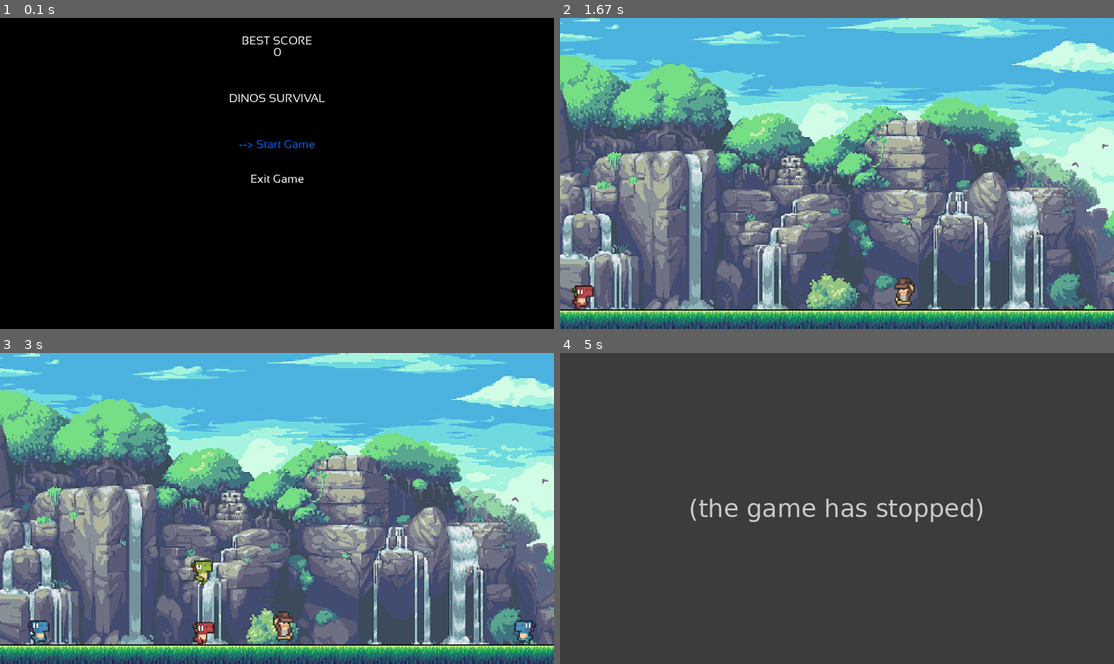
Above: before the commit, frames 1-4 (two rows, left to right).
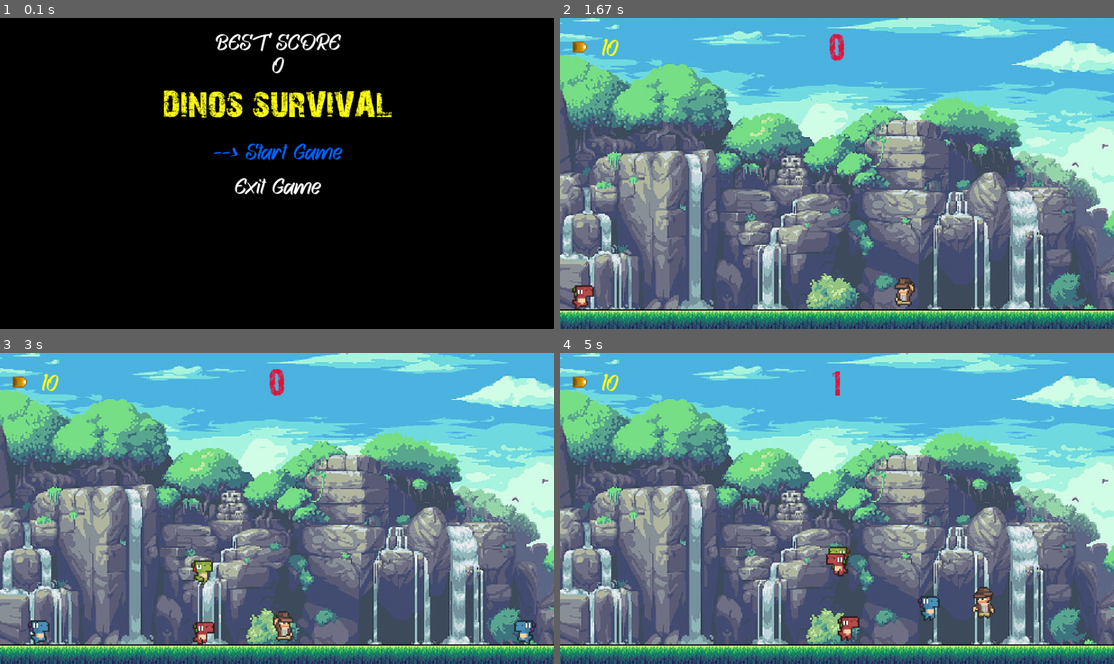
Above: after the commit, the same moments.

Repository: eddyvy/pygame_activity
Game: pygame game, started from dinos/__main__.py
Two runs of this game, one before a commit and one after it. Both use one fixed random seed, a clock stepped at 60 frames per second and the inputs below.
Inputs:
- Up to frame 1 (0.1 s): no input
- Up to frame 2 (1.67 s): tap Enter at 0.33 s; tap B at 0.67 s; hold Right 1-1.47 s; hold Left from 1.5 s (still down)
- Up to frame 3 (3 s): release Left at 2.03 s; hold Left 2.07-2.47 s; hold Right from 2.5 s (still down)
- Up to frame 4 (5 s): release Right at 3.13 s; tap B at 3.17, 3.65 s; hold Left 3.5-3.97 s; tap Space at 3.57, 3.87, 4.07, 4.37, 4.57, 4.87 s; hold Right 4-4.47 s; hold Right 4.5-4.97 s

The runs differ from the first frame. In frame 1, 4.2% of the frame differs, in the area x 29-71%, y 4-57%; in frame 2, 0.4%; in frame 3, 0.4%; in frame 4, 99%, in the area x 0-100%, y 0-100%.
Error before the commit: UnboundLocalError: cannot access local variable 'kills' where it is not associated with a va...; the game stopped at 3.17 s (later frames are placeholders)

Commit message:
Created HUD with kills and bullets

Diff:
--- a/dinos/assets/config/assets.json
+++ b/dinos/assets/config/assets.json
@@ -1,14 +1,26 @@
 {
   "fonts": {
-    "main": {
+    "secondary": {
       "file": ["dinos.assets.fonts", "Sansation.ttf"],
       "font_size": 20
+    },
+    "title": {
+      "file": ["dinos.assets.fonts", "28_Days_Later.ttf"],
+      "font_size": 60
+    },
+    "main": {
+      "file": ["dinos.assets.fonts", "BlackRoseItalic.ttf"],
+      "font_size": 40
     }
   },
   "image": {
     "background": {
       "file": ["dinos.assets.images", "background.png"],
       "size": [960, 540]
+    },
+    "bullet": {
+      "file": ["dinos.assets.images", "bullet.png"],
+      "size": [30, 30]
     }
   },
   "spritesheet": {
--- a/dinos/assets/config/game_play.json
+++ b/dinos/assets/config/game_play.json
@@ -14,7 +14,8 @@
     "time_per_frame": 16,
     "refresh_update_time": 1000,
     "fps_pos": [70, 20],
-    "fps_font": "main"
+    "fps_font": "secondary",
+    "fps_color": [255, 43, 0]
   },
   "hero": {
     "spritesheet": "hero",
@@ -62,5 +63,20 @@
     "spawn_prob": 0.01,
     "jump_prob": 0.005,
     "dying_time": 1000
+  },
+  "hud": {
+    "kills": {
+      "font": "title",
+      "font_color": [227, 20, 58],
+      "position": [480, 50]
+    },
+    "bullets": {
+      "image": "bullet",
+      "image_position": [20, 35],
+      "font": "main",
+      "font_color": [255, 255, 20],
+      "font_position": [85, 50],
+      "font_size": 40
+    }
   }
 }
--- a/dinos/assets/config/intro.json
+++ b/dinos/assets/config/intro.json
@@ -1,14 +1,16 @@
 {
   "font": "main",
+  "font_title": "title",
+  "font_title_color": [255, 255, 20],
   "music": "intro",
   "sfx_select": "select",
   "highlight_color": [0, 100, 255],
   "positions": {
-    "title": [480, 140],
-    "start": [480, 220],
-    "exit": [480, 280],
+    "title": [480, 150],
+    "start": [480, 230],
+    "exit": [480, 290],
     "score_text": [480, 40],
-    "score": [480, 60]
+    "score": [480, 80]
   },
   "text": {
     "en": {
--- a/dinos/game_play/fps_stats.py
+++ b/dinos/game_play/fps_stats.py
@@ -18,8 +18,7 @@
             font,
             "0 - 0",
             Config.get("game_play", "fps_stats", "fps_pos"),
-            Config.get("game", "foreground_color"),
-            Config.get("game", "background_color")
+            Config.get("game_play", "fps_stats", "fps_color")
         )
 
         self.__refresh_update_time = Config.get(
--- a/dinos/game_play/game_play_assets_loader.py
+++ b/dinos/game_play/game_play_assets_loader.py
@@ -12,9 +12,21 @@
             self.__state,
             Config.get("game_play", "fps_stats", "fps_font")
         )
+        AssetManager.instance().font.load(
+            self.__state,
+            Config.get("game_play", "hud", "kills", "font")
+        )
+        AssetManager.instance().font.load(
+            self.__state,
+            Config.get("game_play", "hud", "bullets", "font")
+        )
         AssetManager.instance().image.load(
             self.__state,
             Config.get("game_play", "environment", "background", "image")
+        )
+        AssetManager.instance().image.load(
+            self.__state,
+            Config.get("game_play", "hud", "bullets", "image"),
         )
         AssetManager.instance().music.load(
             self.__state,
--- /dev/null
+++ b/dinos/game_play/game_play_hud.py
@@ -0,0 +1,48 @@
+from dinos.common.game_abstract import Renderable, Updatable
+from dinos.config import Config
+from dinos.resources.asset_manager import AssetManager
+from dinos.ui.label import UILabel
+
+
+class GamePlayHUD(Updatable, Renderable):
+
+    def __init__(self, get_kills_callback, get_bullets_callback):
+        self.__get_kills = get_kills_callback
+        self.__get_bullets = get_bullets_callback
+
+        kills_data = Config.get("game_play", "hud", "kills")
+        kills_font = AssetManager.instance().font.get(kills_data["font"])
+        self.__kills_label = UILabel(
+            kills_font,
+            str(get_kills_callback()),
+            (kills_data["position"][0],
+             kills_data["position"][1]),
+            kills_data["font_color"]
+        )
+
+        bullets_data = Config.get("game_play", "hud", "bullets")
+        bullets_font = AssetManager.instance().font.get(bullets_data["font"])
+        self.__bullet_image = AssetManager.instance(
+        ).image.get(bullets_data["image"])
+        self.__bullets_rect = self.__bullet_image.get_rect()
+        self.__bullets_rect.x = bullets_data["image_position"][0]
+        self.__bullets_rect.y = bullets_data["image_position"][1]
+        self.__bullet_label = UILabel(
+            bullets_font,
+            str(get_bullets_callback()),
+            (bullets_data["font_position"][0],
+             bullets_data["font_position"][1]),
+            bullets_data["font_color"]
+        )
+
+    def update(self, delta_time):
+        self.__kills_label.set_text(str(self.__get_kills()))
+        self.__bullet_label.set_text(str(self.__get_bullets()))
+
+    def render(self, surface):
+        self.__kills_label.render(surface)
+        self.__bullet_label.render(surface)
+        surface.blit(self.__bullet_image, self.__bullets_rect)
+
+    def quit(self):
+        pass
--- a/dinos/game_play/game_play_state.py
+++ b/dinos/game_play/game_play_state.py
@@ -8,6 +8,7 @@
 from dinos.game_play.fps_stats import FPSStats
 from dinos.game_play.game_play_assets_loader import GamePlayAssetsLoader
 from dinos.game_play.game_play_environment import GamePlayEnvironment
+from dinos.game_play.game_play_hud import GamePlayHUD
 from dinos.game_play.game_play_mode import GamePlayMode
 from dinos.game_play.player_enemies_interaction import PlayerEnemiesInteraction
 from dinos.hero.hero import Hero
@@ -49,6 +50,8 @@
         self.__interaction = PlayerEnemiesInteraction(
             self.__player, self.__enemies, self.__kill_enemy)
 
+        self.__hud = GamePlayHUD(self.__get_kills, self.__get_bullets)
+
     def handle_event(self, event):
         self.__mode.handle_event(event)
 
@@ -79,6 +82,8 @@
             # TODO kill player
             pass
 
+        self.__hud.update(delta_time)
+
     def render(self, surface):
         self.__environment.render(surface)
 
@@ -88,6 +93,7 @@
 
         self.__player.render(surface)
         self.__enemies.render(surface)
+        self.__hud.render(surface)
 
     def quit(self):
         SoundPlayer.instance().stop_music()
@@ -109,3 +115,9 @@
     def __kill_enemy(self, enemy):
         self.__enemies.remove(enemy)
         self.__pool.release(enemy)
+
+    def __get_kills(self):
+        return self.__interaction.kills
+
+    def __get_bullets(self):
+        return 10
--- a/dinos/game_play/player_enemies_interaction.py
+++ b/dinos/game_play/player_enemies_interaction.py
@@ -51,7 +51,7 @@
 
         if closer_enemy != None:
             closer_enemy.die(self.__kill_enemy)
-            kills += 1
+            self.kills += 1
 
         return True
 
--- a/dinos/intro/intro_menu.py
+++ b/dinos/intro/intro_menu.py
@@ -16,13 +16,16 @@
         self.__inputs = InputKeyMap("select")
 
         font = AssetManager.instance().font.get(Config.get("intro", "font"))
+        font_title = AssetManager.instance().font.get(Config.get("intro", "font_title"))
         text = Config.get("intro", "text", Config.get("game", "language"))
         pos = Config.get("intro", "positions")
         fg_c = Config.get("game", "foreground_color")
         bg_c = Config.get("game", "background_color")
         hg_c = Config.get("intro", "highlight_color")
+        title_c = Config.get("intro", "font_title_color")
 
-        self.__title = UILabel(font, text["title"], pos["title"], fg_c, bg_c)
+        self.__title = UILabel(
+            font_title, text["title"], pos["title"], title_c, bg_c)
         self.__score_text = UILabel(
             font, text["score_text"], pos["score_text"], fg_c, bg_c)
         # TODO Read best score
--- a/dinos/intro/intro_state.py
+++ b/dinos/intro/intro_state.py
@@ -42,6 +42,10 @@
             self.__STATE,
             Config.get("intro", "font")
         )
+        AssetManager.instance().font.load(
+            self.__STATE,
+            Config.get("intro", "font_title")
+        )
         AssetManager.instance().music.load(self.__STATE, Config.get("intro", "music"))
         AssetManager.instance().sfx.load(self.__STATE, Config.get("intro", "sfx_select"))
 
--- a/dinos/ui/label.py
+++ b/dinos/ui/label.py
@@ -3,7 +3,7 @@
 
 class UILabel(Renderable):
 
-    def __init__(self, font, text, position, color, bg_color):
+    def __init__(self, font, text, position, color, bg_color=None):
         self.__font = font
         self.__text = text
         self.__color = color
Binary file added: dinos/assets/fonts/28_Days_Later.ttf
Binary file added: dinos/assets/fonts/BlackRoseItalic.ttf
Binary file added: dinos/assets/images/bullet.png
